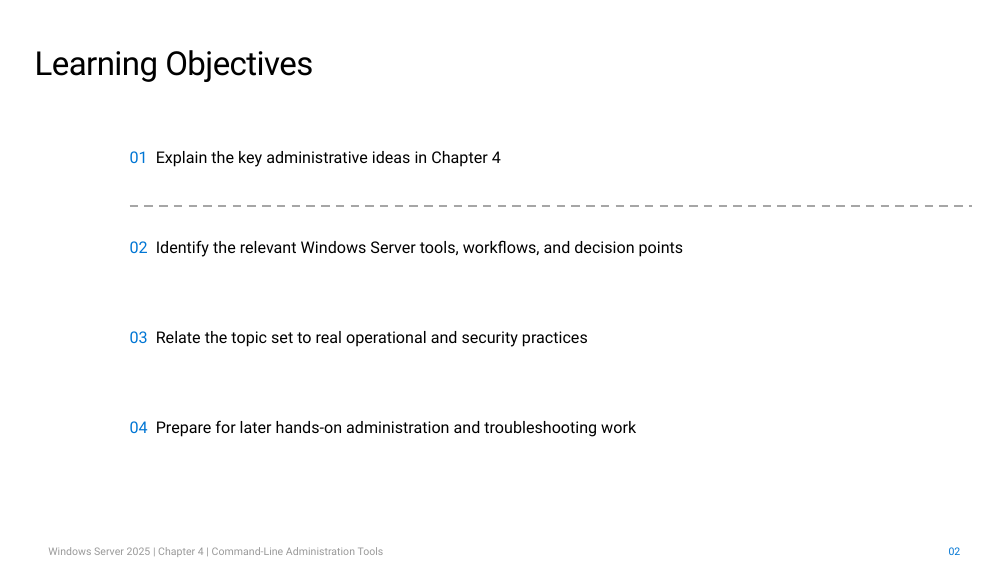
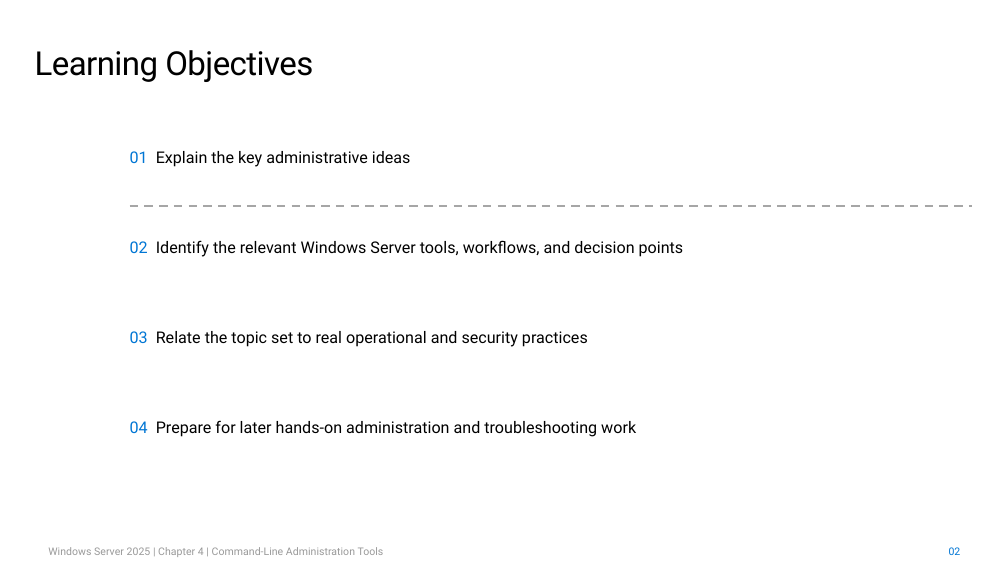
Before and after one commit to kramit/Windows-Server-2025-Course-Labs, a slide deck: slide 2 of FinalOutput/Chapter 4 Command-Line Administration Tools - Master Template.pptx. Drawn at 1008x567 pixels with LibreOffice and Linux fonts; fonts in the diff are those of the drawing. Boxes give left, top, right and bottom in pixels: in the first picture for what was removed or moved away, otherwise in the second. Text is boxed around its words. In the diff, an @@ line names an element or a change of style, - is before the commit and + after.

```diff
--- a/FinalOutput/Chapter 4 Command-Line Administration Tools - Master Template.pptx
+++ b/FinalOutput/Chapter 4 Command-Line Administration Tools - Master Template.pptx
@@ text at (130,151,411,167): text changed @@
-01 Explain the key administrative ideas in Chapter 4
+01 Explain the key administrative ideas
```
Also in this commit, not shown: 1 other slide changed, 3 other files.
